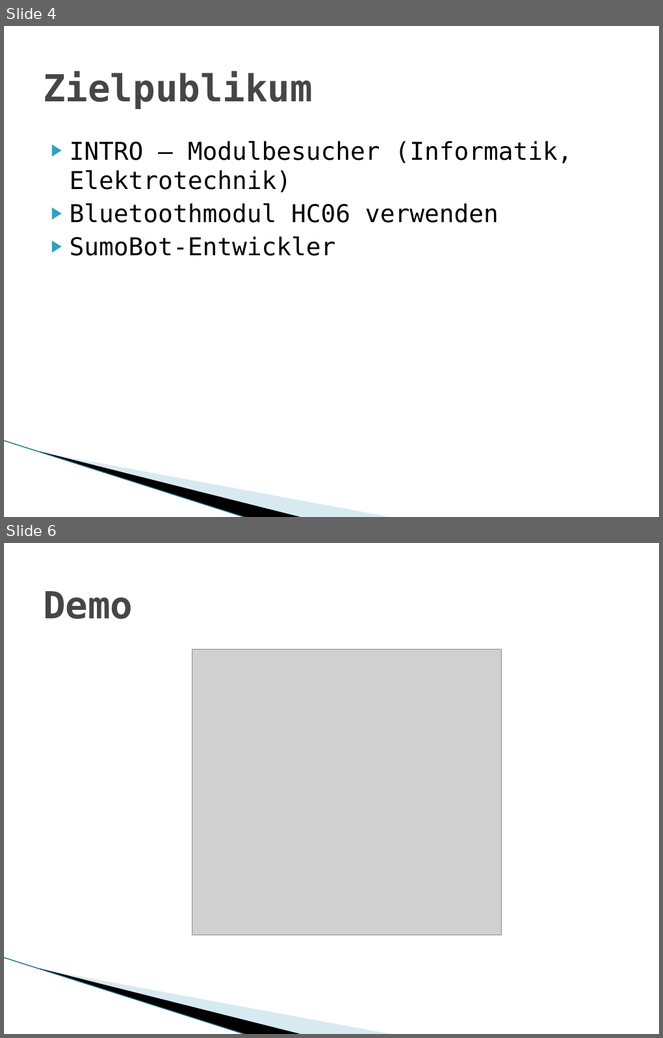
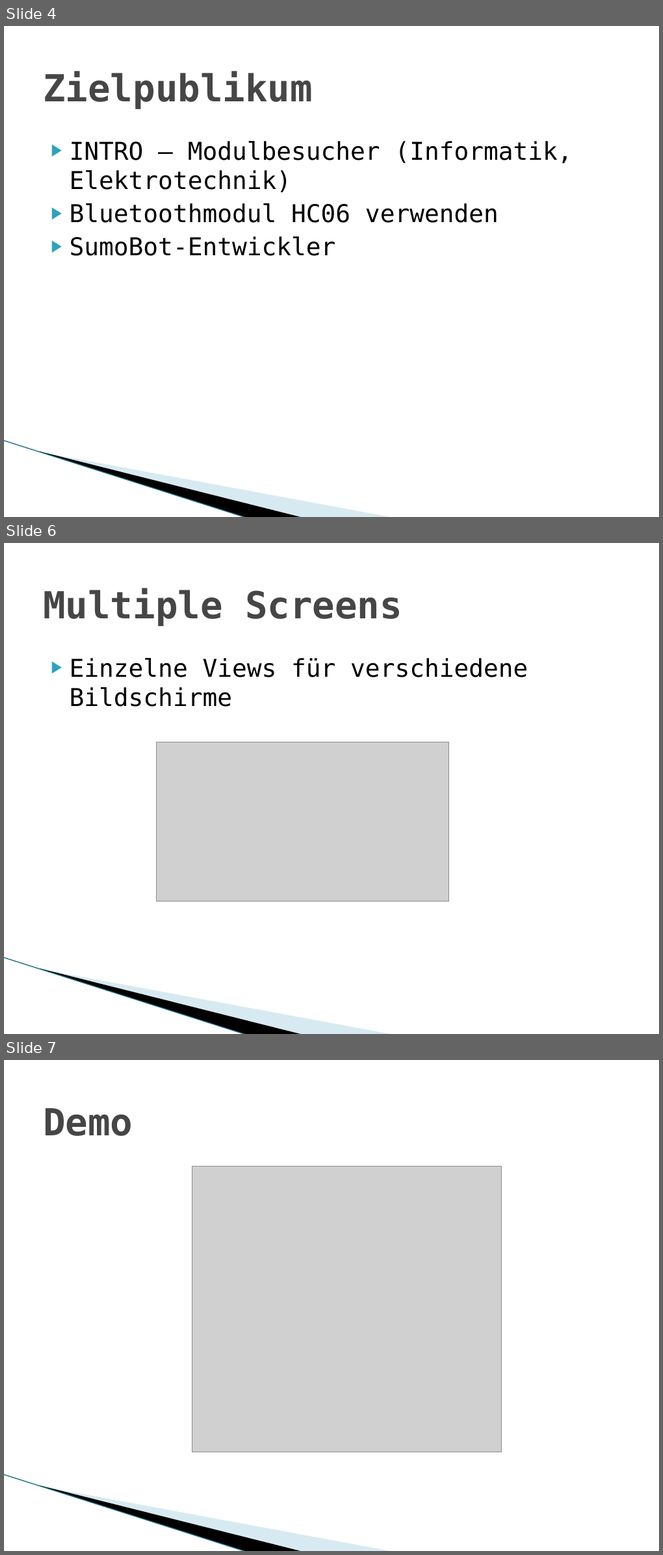
Before and after one commit to AlexFireBirds/SumoRemoteControl, a slide deck: Praesentation.pptx. Shown one above the other, each under a label of ours: slides 4 and 6 before the commit, slides 4, 6 and 7 after it; the slides between them are not shown. The pictures are 663x1038 and 663x1555 pixels, drawn with LibreOffice and Linux fonts; fonts in the diff are those of the drawing; grey boxes stand for pictures; background and template pictures are left out. Boxes give left, top, right and bottom in pixels: in the first picture for what was removed or moved away, otherwise in the second. Text is boxed around its words. In the diff, an @@ line names an element or a change of style, - is before the commit and + after.

```diff
--- a/Praesentation.pptx
+++ b/Praesentation.pptx
@@ slide 6 added at bbox=[4, 543, 659, 1034], background #FFFFFF; not listed: 3 template elements that a slide beside it also shows @@
@@ title added at bbox=[43, 588, 402, 626], 41 pt, text #464646, bold @@
+Multiple Screens
@@ text added at bbox=[70, 658, 528, 707], 27 pt, text #000000 @@
+▶ Einzelne Views für verschiedene Bildschirme
@@ picture added at bbox=[156, 742, 449, 901] @@
@@ what was slide 6 is now slide 7 @@
```
Also in this commit, not shown: 2 slides changed, 7 other files.
